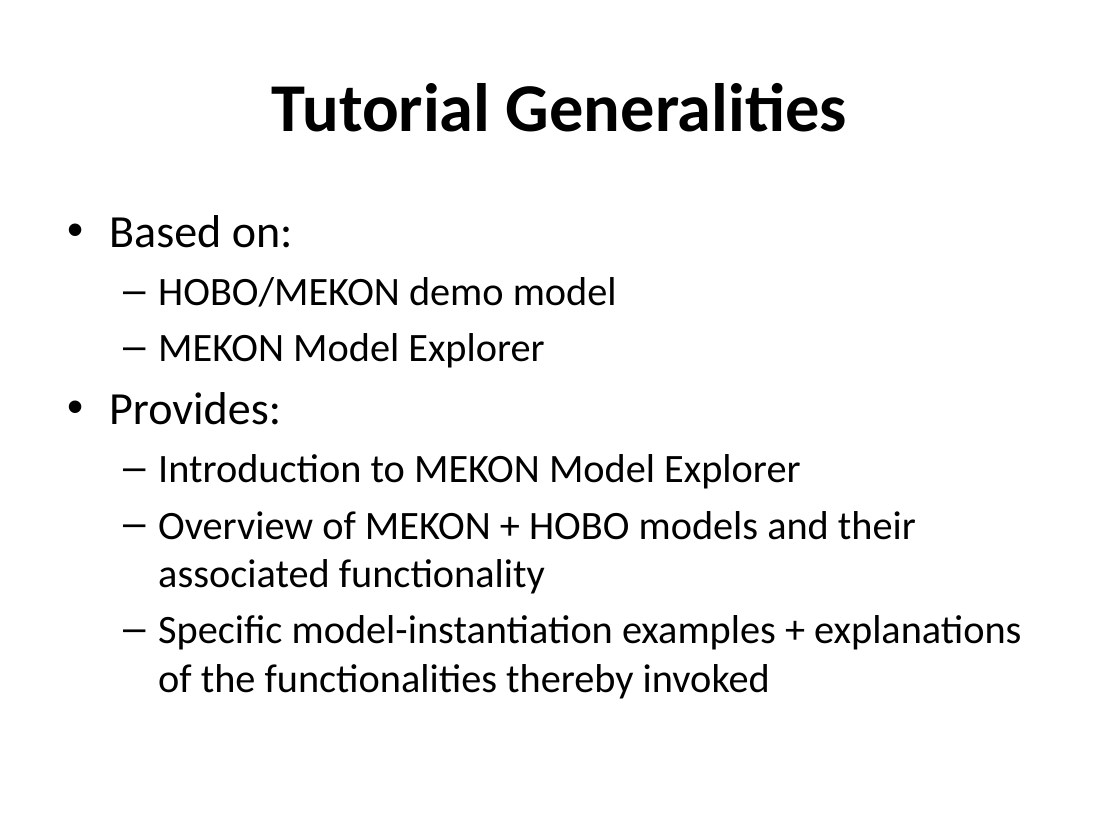
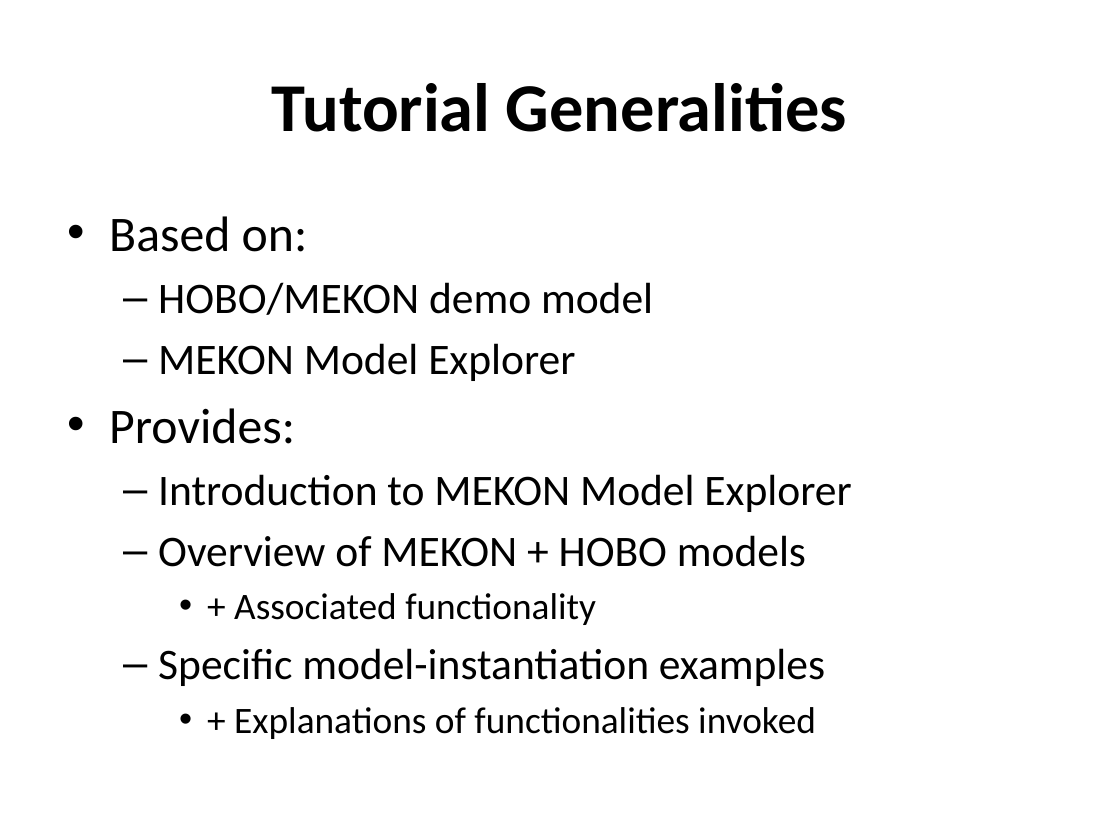
Before and after one commit to colin-puleston/mekon-hobo, a slide deck: slide 2 of docs/MEKON-HOBO Introductory Tutorial.pptx. Drawn at 1120x840 pixels with LibreOffice and Linux fonts; fonts in the diff are those of the drawing. Boxes give left, top, right and bottom in pixels: in the first picture for what was removed or moved away, otherwise in the second. Text is boxed around its words. In the diff, an @@ line names an element or a change of style, - is before the commit and + after.

```diff
--- a/docs/MEKON-HOBO Introductory Tutorial.pptx
+++ b/docs/MEKON-HOBO Introductory Tutorial.pptx
@@ text at (109, 216, 851, 512): size 29.6 to 32 pt in "Based on:", "Provides:"; size 25.9 to 28 pt in "HOBO/MEKON demo model", "MEKON Model Explorer", "Introduction to MEKON Model Explorer" @@
@@ text at (158, 535, 825, 739): text changed; size 25.9 to 28 pt @@
-  – Overview of MEKON + HOBO models and their associated functionality
-  – Specific model-instantiation examples + explanations of the functionalities thereby invoked
+  – Overview of MEKON + HOBO models
+    • + Associated functionality
+  – Specific model-instantiation examples
+    • + Explanations of functionalities invoked
```
Also in this commit, not shown: 1 other slide changed.
